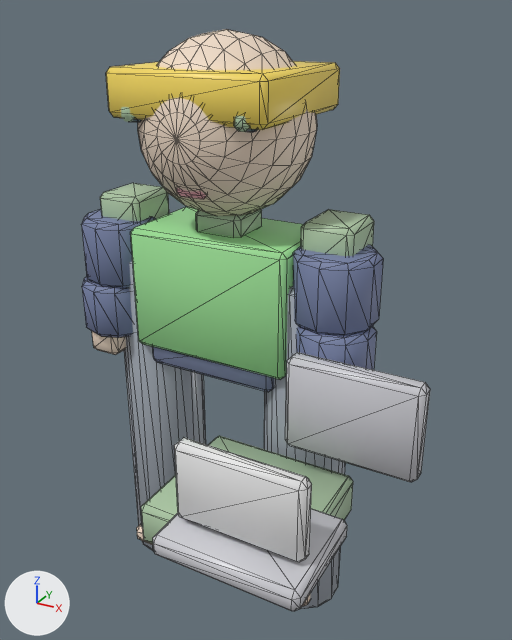
What one commit did to the glTF model unity/Assets/Art/EarlyGame/staff-kit/staff-engineer-work.glb.
Camera for both pictures: a 50 mm lens placed at (1.01, -1.678, 1.768), pointed at (0.116, -0.053, 0.956). Arrows for +X, +Y and +Z are at lower left; the lights stay in place. The older version comes first. Mesh edges are drawn as thin lines on the coarser meshes. Where no turn or scale is listed for an object, it has been applied to the vertices.

The scene before the commit, as lines of its bpy script (objects in view):
```python
ob_lowerarm_1 = bpy.data.objects.new('LowerArm_1', me_cylinder_005)
ob_lowerarm_1.location = (0.0, 0.0, -0.049)
ob_lowerarm__1 = bpy.data.objects.new('LowerArm_-1', me_cylinder_003)
ob_lowerarm__1.location = (0.0, 0.0, -0.049)
ob_torso = bpy.data.objects.new('Torso', me_cube_003)
ob_torso.location = (0.0, 0.0, -0.049)
ob_upperarm_1 = bpy.data.objects.new('UpperArm_1', me_cylinder_004)
ob_upperarm_1.location = (0.0, 0.0, -0.049)
ob_upperarm__1 = bpy.data.objects.new('UpperArm_-1', me_cylinder_002)
ob_upperarm__1.location = (0.0, 0.0, -0.049)
# also in view: 'Leg_-1' at (-0.256, 0.0, 0.549); 'Shoulder_1' at (0.331, 0.0, 1.196); 'Head' at (0.0, 0.0, 1.479); 'LaptopBase' at (0.342, -0.488, 0.598); 'HardHatEng' at (0.0, 0.0, 1.574)
```
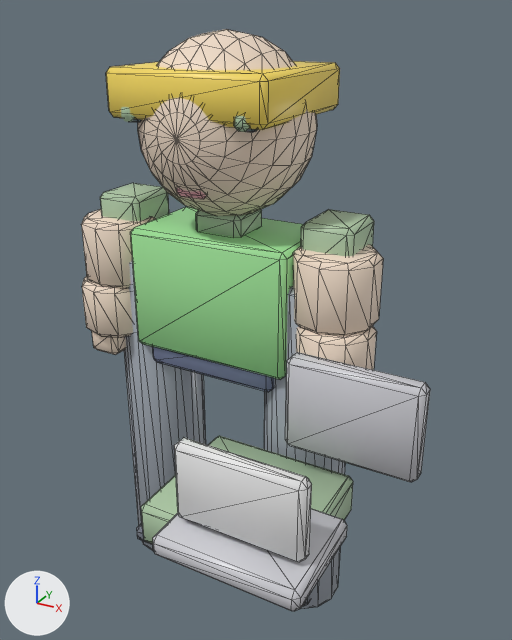
Pixel boxes (x1, y1, x2, y2) of what changed, in the pictures (512 x 640 px):
'UpperArm_1', recoloured (blue to beige): (293, 244, 383, 336) in both
'UpperArm_-1', recoloured (blue to beige): (81, 209, 156, 289) in both
'LowerArm_-1', recoloured (lighter): (82, 276, 133, 338) in both
'LowerArm_1', recoloured (lighter): (296, 326, 377, 370) in both

Edits to the bpy script that builds the scene:
```text
Change mat_upperarm__1_solid:
    mat_upperarm__1_solid.base_color: (0.18, 0.22, 0.38) -> (0.88, 0.72, 0.58)  # blue #7681a6 -> beige #f1ddc8
Change mat_lowerarm__1_solid:
    mat_lowerarm__1_solid.base_color: (0.18, 0.22, 0.38) -> (0.88, 0.72, 0.58)  # blue #7681a6 -> beige #f1ddc8
Change mat_upperarm_1_solid:
    mat_upperarm_1_solid.base_color: (0.18, 0.22, 0.38) -> (0.88, 0.72, 0.58)  # blue #7681a6 -> beige #f1ddc8
Change mat_lowerarm_1_solid:
    mat_lowerarm_1_solid.base_color: (0.18, 0.22, 0.38) -> (0.88, 0.72, 0.58)  # blue #7681a6 -> beige #f1ddc8
```
